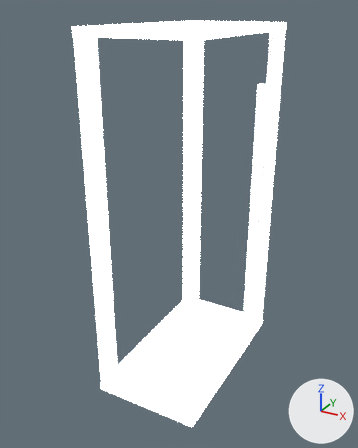
Renders of the glTF model assets/models/hardware/rack_42u_frame.glb from each side of a commit.
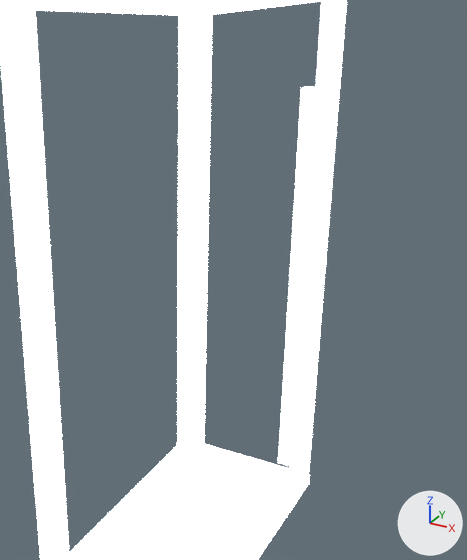
There are two pictures of each version: one whole from a camera (50 mm lens) standing at (1.19, -2.29, 2.04) and looking at (-0.04, -0.05, 0.92), one close up on the part from 21% to 100% of the width and 7% to 83% of the height. The axes (+X, +Y, +Z) are drawn at lower right. The lights are the same throughout. The first two pictures are the older version. Vertices at exactly the same position are counted once.

Names of what the first close-up shows: 'rack_42u_frame'.
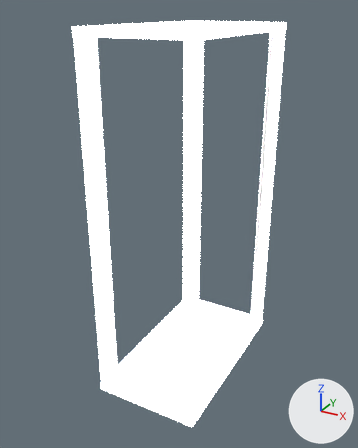
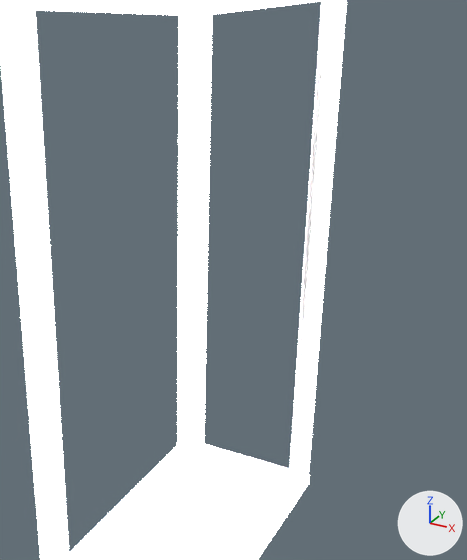
Where the change shows, as pixel boxes [x1, y1, x2, y2] in the close-ups (467 x 560 px):
part 1 of me_rack_42u_frame, deleted: before [278, 87, 316, 466]

Diff of the bpy script that builds the scene:
```diff
--- a/assets/models/hardware/rack_42u_frame.glb.py
+++ b/assets/models/hardware/rack_42u_frame.glb.py
@@ me_rack_42u_frame @@
 # used by ob_rack_42u_frame; location = (0.0, 0.0, 0.0)
-me_rack_42u_frame.from_pydata(...)  # 624 vertices, 1104 faces; spans x -0.3..0.3, y -0.54..0.54, z 0.0..1.96
+me_rack_42u_frame.from_pydata(...)  # 408 vertices, 724 faces; spans x -0.3..0.3, y -0.54..0.54, z 0.0..1.96
+# me_rack_42u_frame part 1: 13 loose pieces with 216 vertices, spanning x 0.2..0.24, y 0.41..0.46, z 0.14..1.64, are deleted
+# other edits to the shape of me_rack_42u_frame do not show in these pictures
 me_rack_42u_frame.materials.append(mat_dc_atlas)
```
